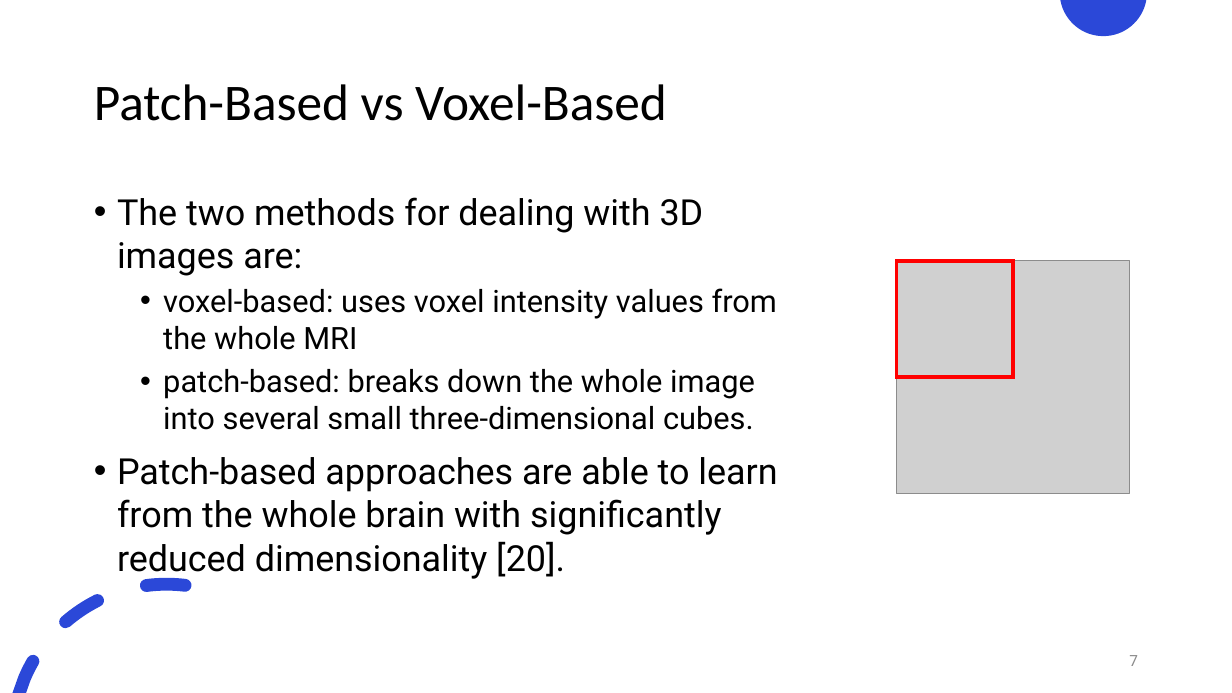
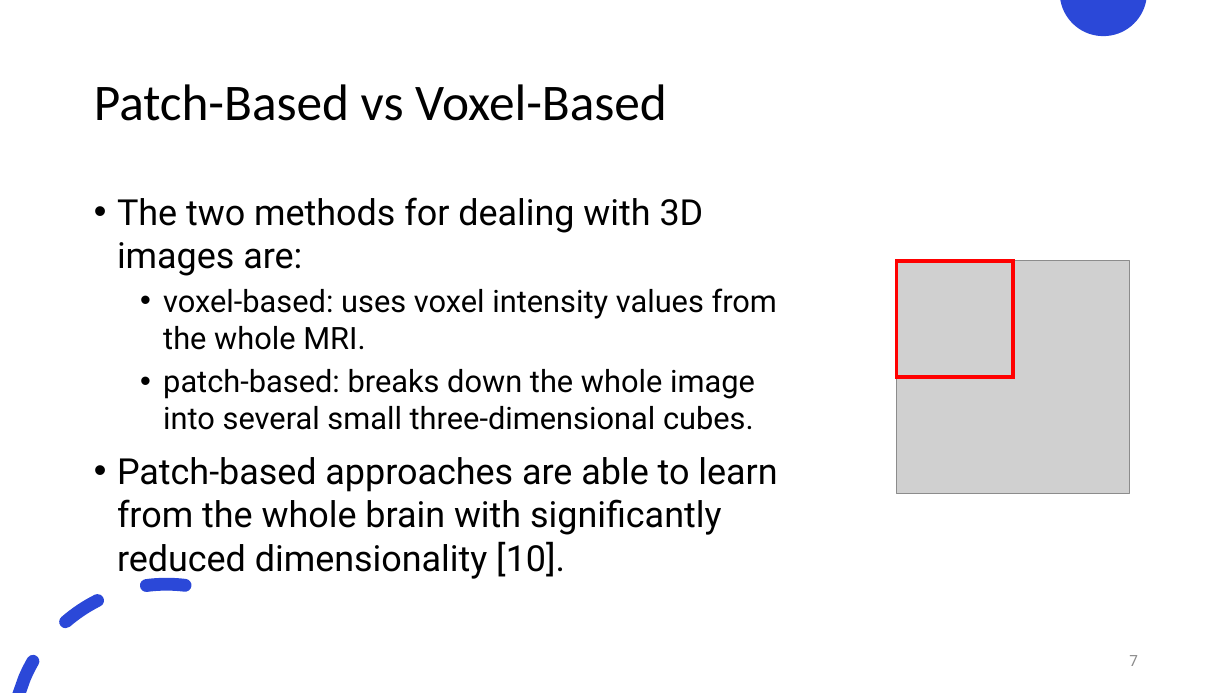
Before and after one commit to justin-bardwell/JB_AD, a slide deck: slide 7 of 21961992_Seminar.pptx. Drawn at 1232x693 pixels with LibreOffice and Linux fonts; fonts in the diff are those of the drawing; grey boxes stand for pictures. Boxes give left, top, right and bottom in pixels: in the first picture for what was removed or moved away, otherwise in the second. Text is boxed around its words. In the diff, an @@ line names an element or a change of style, - is before the commit and + after.

```diff
--- a/21961992_Seminar.pptx
+++ b/21961992_Seminar.pptx
@@ text at [163, 288, 777, 350]: text changed @@
-  • voxel-based: uses voxel intensity values from the whole MRI
+  • voxel-based: uses voxel intensity values from the whole MRI.
@@ text at [117, 457, 777, 579]: text changed @@
-• Patch-based approaches are able to learn from the whole brain with significantly reduced dimensionality [20].
+• Patch-based approaches are able to learn from the whole brain with significantly reduced dimensionality [10].
```
Also in this commit, not shown: 11 other slides changed, 36 other files.
